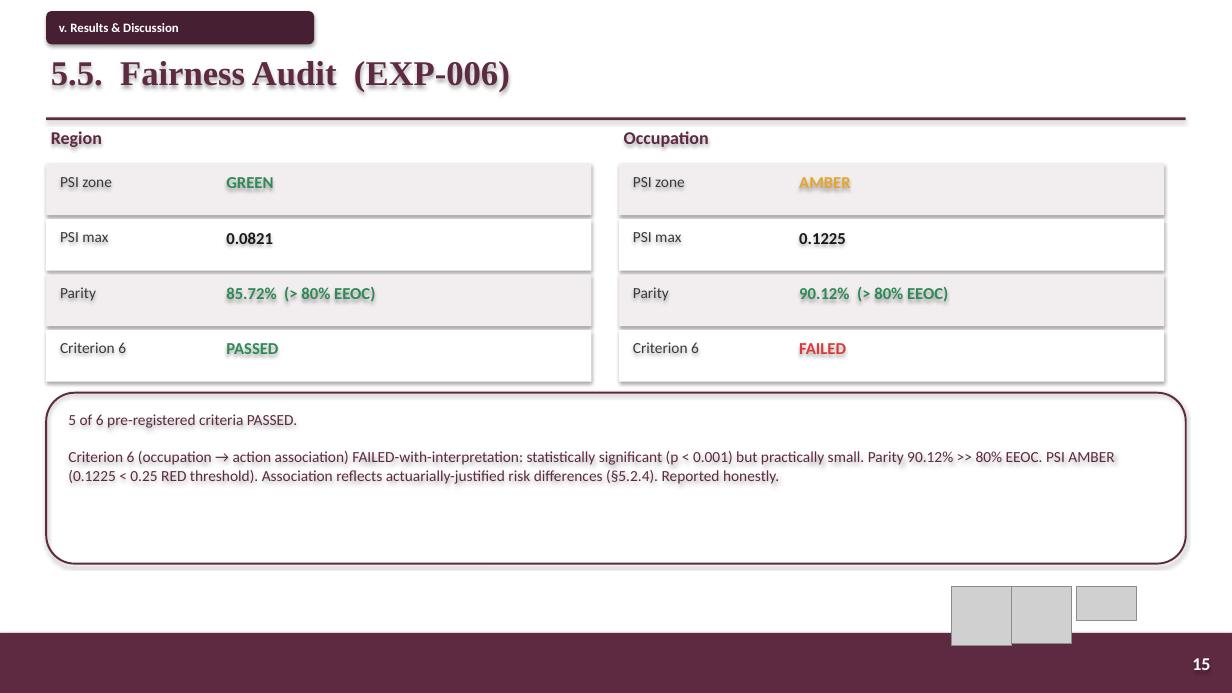
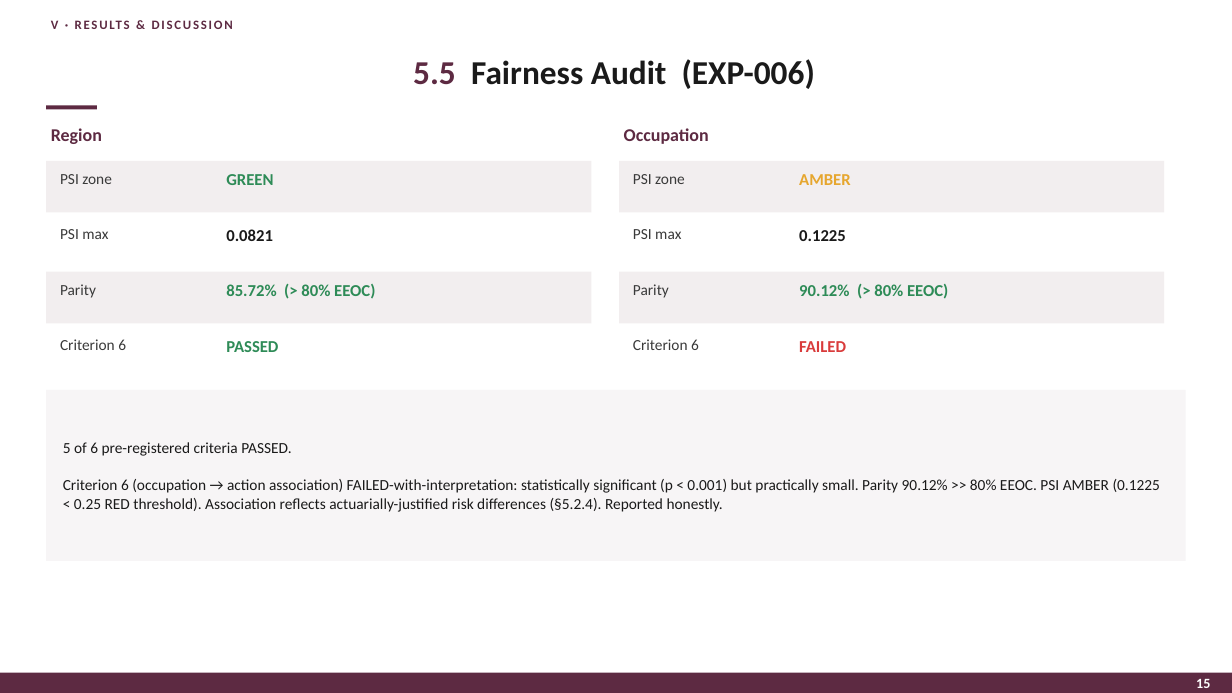
Before and after one commit to PolyTheML/DAC-UW-Thesis, a slide deck: slide 17 of thesis/health_rl/burgundy_defense_presentation.pptx. Drawn at 1232x693 pixels with LibreOffice and Linux fonts; fonts in the diff are those of the drawing; grey boxes stand for pictures. Boxes give left, top, right and bottom in pixels: in the first picture for what was removed or moved away, otherwise in the second. Text is boxed around its words. In the diff, an @@ line names an element or a change of style, - is before the commit and + after.

```diff
--- a/thesis/health_rl/burgundy_defense_presentation.pptx
+++ b/thesis/health_rl/burgundy_defense_presentation.pptx
@@ text "V · RESULTS & DISCUSSION": place and size @@
-text "V · RESULTS & DISCUSSION" at box(46, 11, 314, 44)
+text "V · RESULTS & DISCUSSION" at box(51, 20, 59, 29)
@@ text "V · RESULTS & DISCUSSION" at box(51, 20, 59, 29): vertical alignment middle to top; fill #471F33 to none; shadow off @@
@@ text at box(51, 20, 59, 29): text changed; text colour #FFFFFF to #5D2A42 @@
-v. Results & Discussion
+V · RESULTS & DISCUSSION
@@ text "5.5 Fairness Audit (EXP-006)" at box(413, 59, 815, 89): vertical alignment top to middle @@
@@ text at box(413, 59, 815, 89): text changed; size 27 to 26 pt; font Times New Roman to Calibri; text colour #5D2A42 to #1A1A1A @@
-5.5. Fairness Audit (EXP-006)
+5.5 Fairness Audit (EXP-006)
@@ rectangle at box(46, 105, 97, 109): shadow off @@
@@ rectangle: place and size @@
-rectangle at box(46, 117, 1186, 120)
+rectangle at box(46, 105, 97, 109)
@@ rectangle added at box(46, 161, 592, 213), fill #F2EEEF @@
@@ rectangle added at box(619, 161, 1165, 213), fill #F2EEEF @@
@@ rectangle: place and size @@
-rectangle at box(46, 164, 592, 215)
+rectangle at box(46, 216, 592, 268)
@@ rectangle: place and size @@
-rectangle at box(619, 164, 1165, 215)
+rectangle at box(619, 216, 1165, 268)
@@ rectangle at box(46, 272, 592, 323): fill #FFFFFF to #F2EEEF; shadow off @@
@@ rectangle at box(619, 272, 1165, 323): fill #FFFFFF to #F2EEEF; shadow off @@
@@ fill #F2EEEF to #FFFFFF; shadow off in 4 elements at box(46, 216, 592, 268), box(619, 216, 1165, 268), box(46, 327, 592, 379), box(619, 327, 1165, 379) @@
@@ 4 rectangles: place and size @@
-4 rectangles at box(46, 219, 1165, 326)
+4 rectangles at box(46, 272, 1165, 379)
@@ rectangle removed at box(46, 330, 592, 382) @@
@@ rectangle removed at box(619, 330, 1165, 382) @@
@@ rectangle "5 of 6 pre-registered criteria ..." at box(46, 390, 1186, 561): text colour #5D2A42 to #1A1A1A; vertical alignment top to middle; rounded rectangle to rectangle; fill none to #F7F5F6; outline #5D2A42 1.5 pt to none; shadow off @@
@@ picture removed at box(952, 587, 1012, 646) @@
@@ picture removed at box(1012, 587, 1072, 644) @@
@@ picture removed at box(1077, 587, 1137, 621) @@
@@ rectangle: place and size @@
-rectangle at box(0, 633, 1232, 693)
+rectangle at box(0, 673, 1232, 693)
@@ rectangle at box(0, 673, 1232, 693): shadow off @@
@@ text "15": place and size @@
-text "15" at box(1192, 658, 1210, 670)
+text "15" at box(1196, 679, 1210, 688)
@@ text "15" at box(1196, 679, 1210, 688): size 14 to 11 pt @@
```
Also in this commit, not shown: 31 other slides changed, 2 other files.
